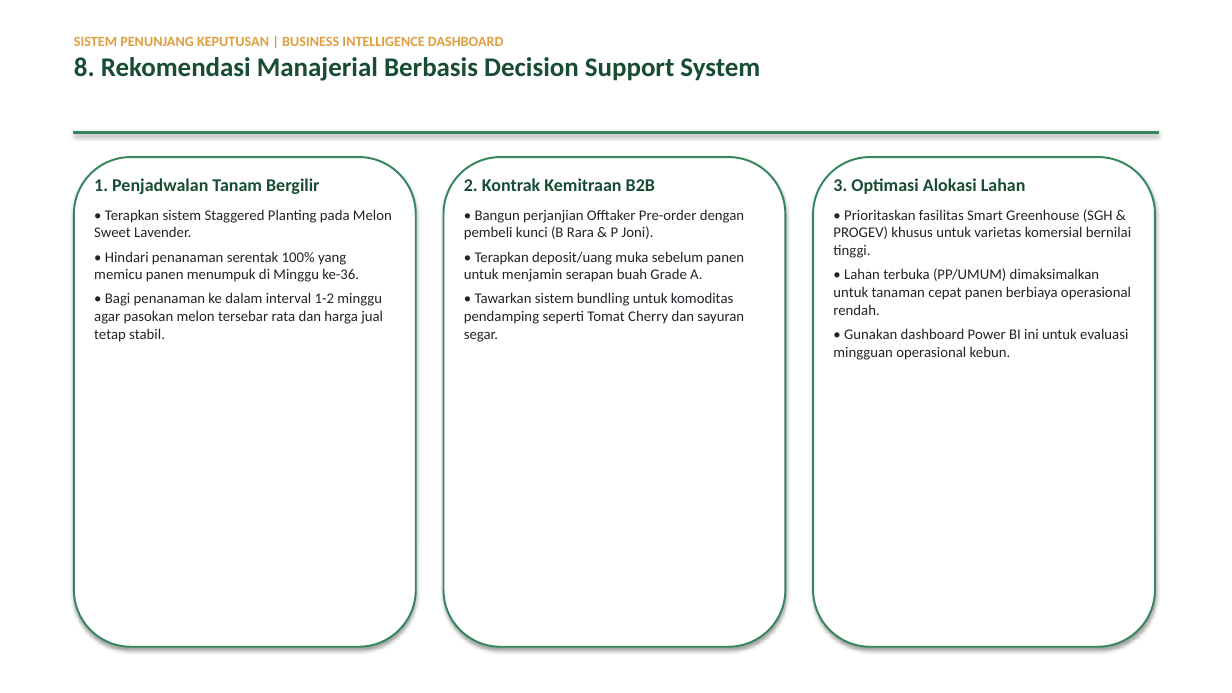
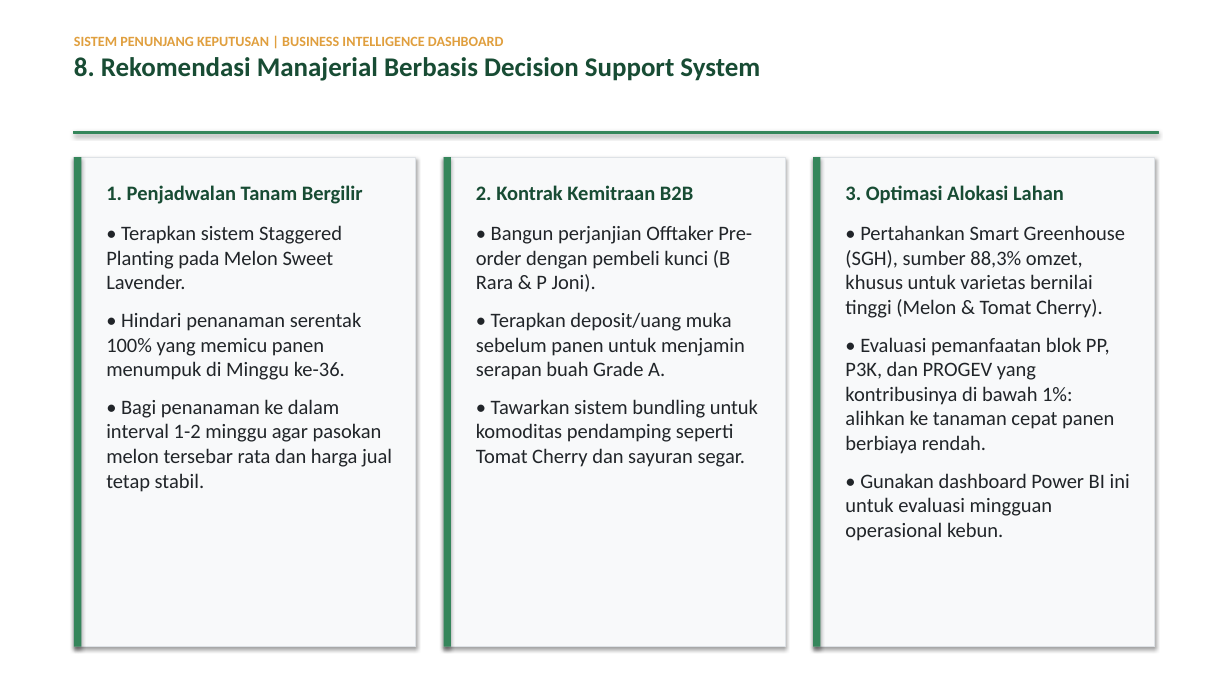
Before and after one commit to adsurkasur/tugas-spk, a slide deck: slide 9 of Presentasi_DSS_BBPP_Ketindan.pptx. Drawn at 1232x693 pixels with LibreOffice and Linux fonts; fonts in the diff are those of the drawing. Boxes give left, top, right and bottom in pixels: in the first picture for what was removed or moved away, otherwise in the second. Text is boxed around its words. In the diff, an @@ line names an element or a change of style, - is before the commit and + after.

```diff
--- a/Presentasi_DSS_BBPP_Ketindan.pptx
+++ b/Presentasi_DSS_BBPP_Ketindan.pptx
@@ rectangle at [74, 157, 416, 647]: rounded rectangle to rectangle; fill #FFFFFF to #F8F9FA; outline #35865B 1.5 pt to #DEE2E6 0.75 pt @@
@@ rectangle added at [74, 157, 81, 647], fill #35865B @@
@@ rounded rectangle removed at [444, 157, 786, 647] @@
@@ rectangle added at [444, 157, 786, 647], fill #F8F9FA, outline #DEE2E6 0.75 pt @@
@@ rectangle added at [444, 157, 451, 647], fill #35865B @@
@@ rounded rectangle removed at [813, 157, 1155, 647] @@
@@ rectangle added at [813, 157, 1155, 647], fill #F8F9FA, outline #DEE2E6 0.75 pt @@
@@ rectangle added at [813, 157, 821, 647], fill #35865B @@
@@ text "1. Penjadwalan Tanam Bergilir": place and size @@
-text "1. Penjadwalan Tanam Bergilir" at [94, 178, 392, 342]
+text "1. Penjadwalan Tanam Bergilir" at [106, 185, 392, 492]
@@ text "1. Penjadwalan Tanam Bergilir" at [106, 185, 392, 492]: size 14 to 16 pt in "1. Penjadwalan Tanam Bergilir"; size 11.5 to 16 pt in "• Terapkan sistem Staggered Planting pada Melon ...", "• Hindari penanaman serentak 100% yang memicu ...", "• Bagi penanaman ke dalam interval 1-2 ..."; more space between paragraphs @@
@@ text "2. Kontrak Kemitraan B2B": place and size @@
-text "2. Kontrak Kemitraan B2B" at [464, 178, 744, 342]
+text "2. Kontrak Kemitraan B2B" at [476, 185, 758, 467]
@@ text "2. Kontrak Kemitraan B2B" at [476, 185, 758, 467]: size 14 to 16 pt in "2. Kontrak Kemitraan B2B"; size 11.5 to 16 pt; more space between paragraphs @@
@@ text at [845, 185, 1130, 541]: size 14 to 16 pt in "3. Optimasi Alokasi Lahan"; size 11.5 to 16 pt in "• Gunakan dashboard Power BI ini untuk ..."; more space between paragraphs @@
@@ text "3. Optimasi Alokasi Lahan": place and size @@
-text "3. Optimasi Alokasi Lahan" at [833, 178, 1131, 360]
+text "3. Optimasi Alokasi Lahan" at [845, 185, 1130, 541]
@@ text at [845, 225, 1125, 454]: text changed; size 11.5 to 16 pt @@
-• Prioritaskan fasilitas Smart Greenhouse (SGH & PROGEV) khusus untuk varietas komersial bernilai tinggi.
-• Lahan terbuka (PP/UMUM) dimaksimalkan untuk tanaman cepat panen berbiaya operasional rendah.
+• Pertahankan Smart Greenhouse (SGH), sumber 88,3% omzet, khusus untuk varietas bernilai tinggi (Melon & Tomat Cherry).
+• Evaluasi pemanfaatan blok PP, P3K, dan PROGEV yang kontribusinya di bawah 1%: alihkan ke tanaman cepat panen berbiaya rendah.
```
Also in this commit, not shown: 8 other slides changed, 13 other files.
